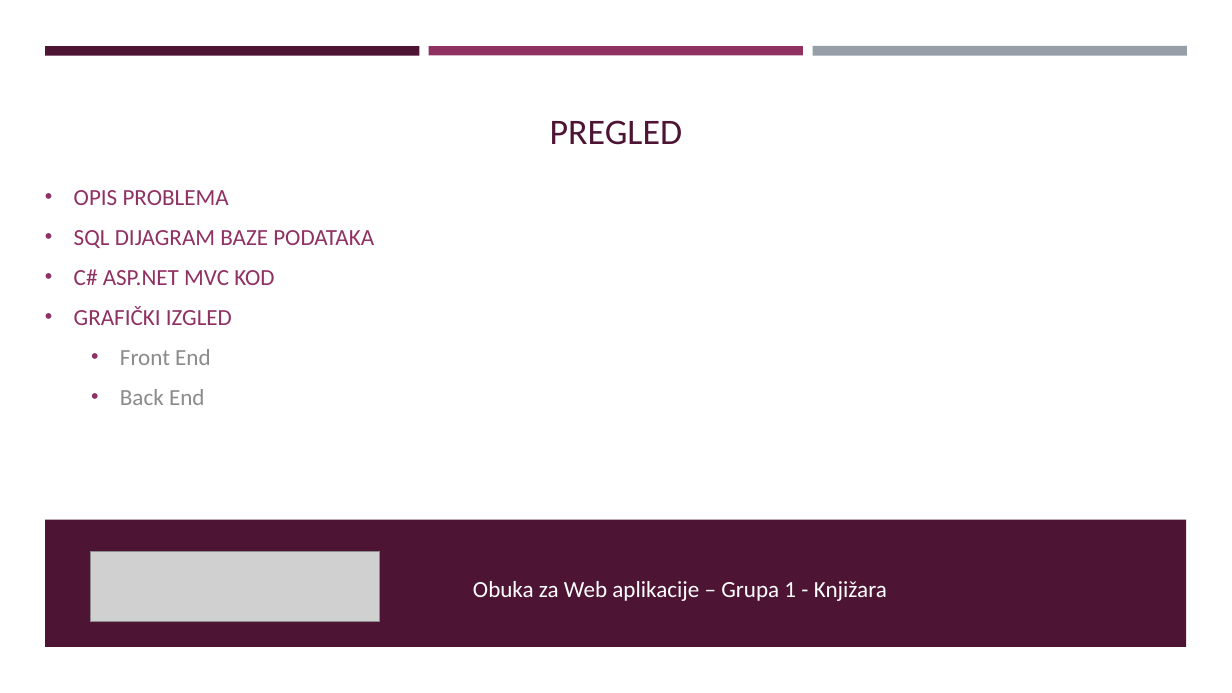
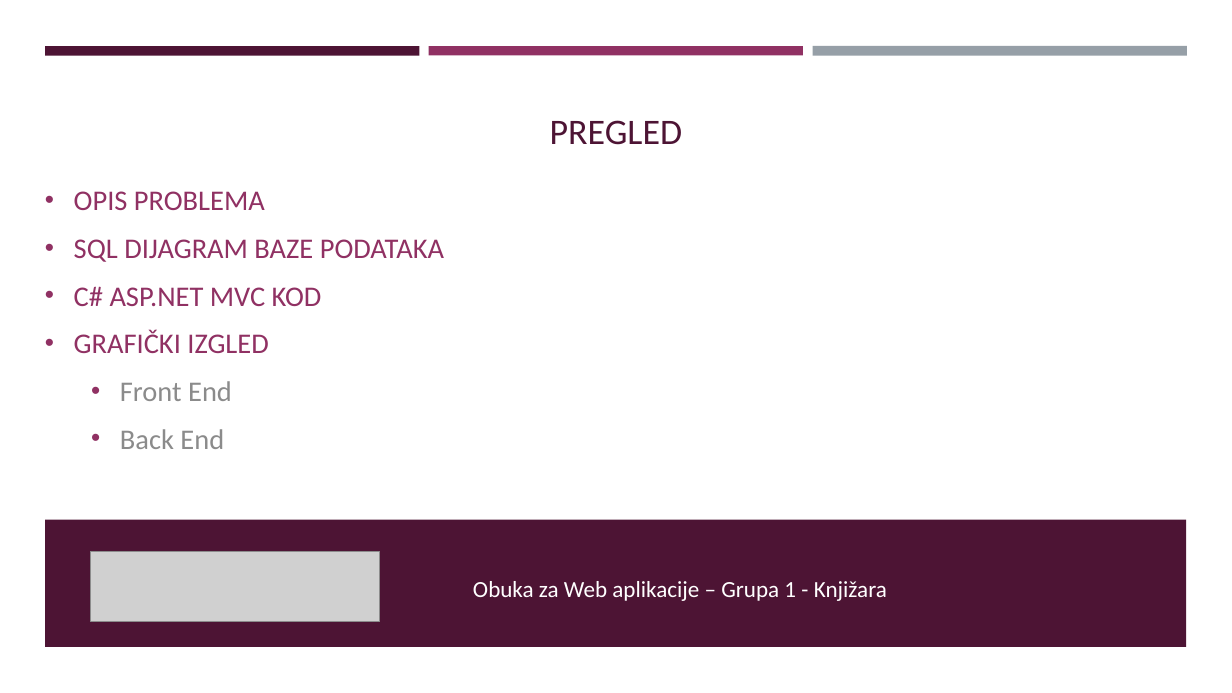
Before and after one commit to insajder/Knjizara, a slide deck: slide 2 of Knjižara – book store.pptx. Drawn at 1232x693 pixels with LibreOffice and Linux fonts; fonts in the diff are those of the drawing; grey boxes stand for pictures. Boxes give left, top, right and bottom in pixels: in the first picture for what was removed or moved away, otherwise in the second. Text is boxed around its words. In the diff, an @@ line names an element or a change of style, - is before the commit and + after.

```diff
--- a/Knjižara – book store.pptx
+++ b/Knjižara – book store.pptx
@@ text "OPIS PROBLEMA" at (x1=74, y1=191, x2=444, y2=449): size 18 to 22.2 pt @@
```
Also in this commit, not shown: 7 other slides changed, 1 slide added, 1 slide removed, 1 other file.
